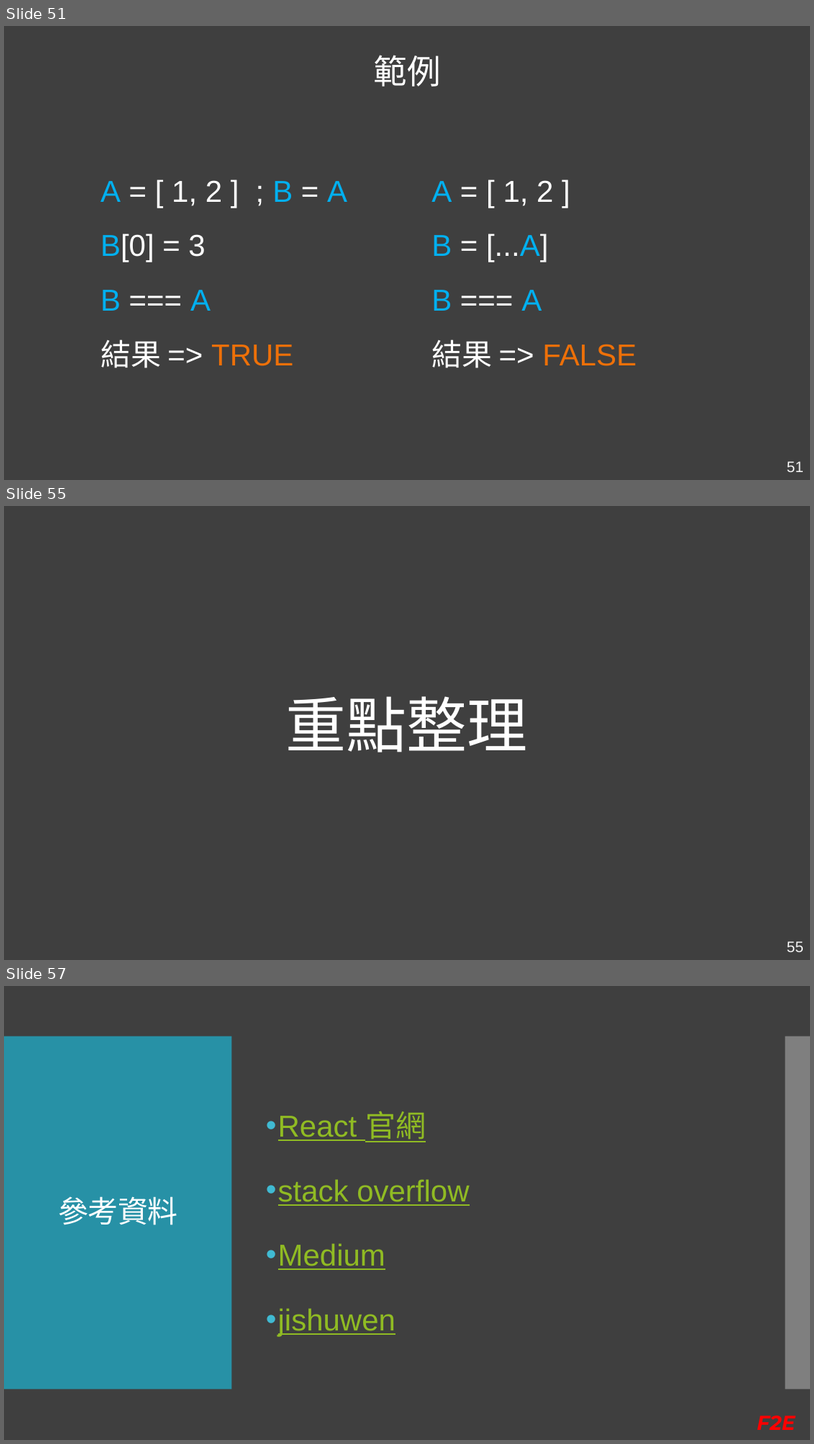
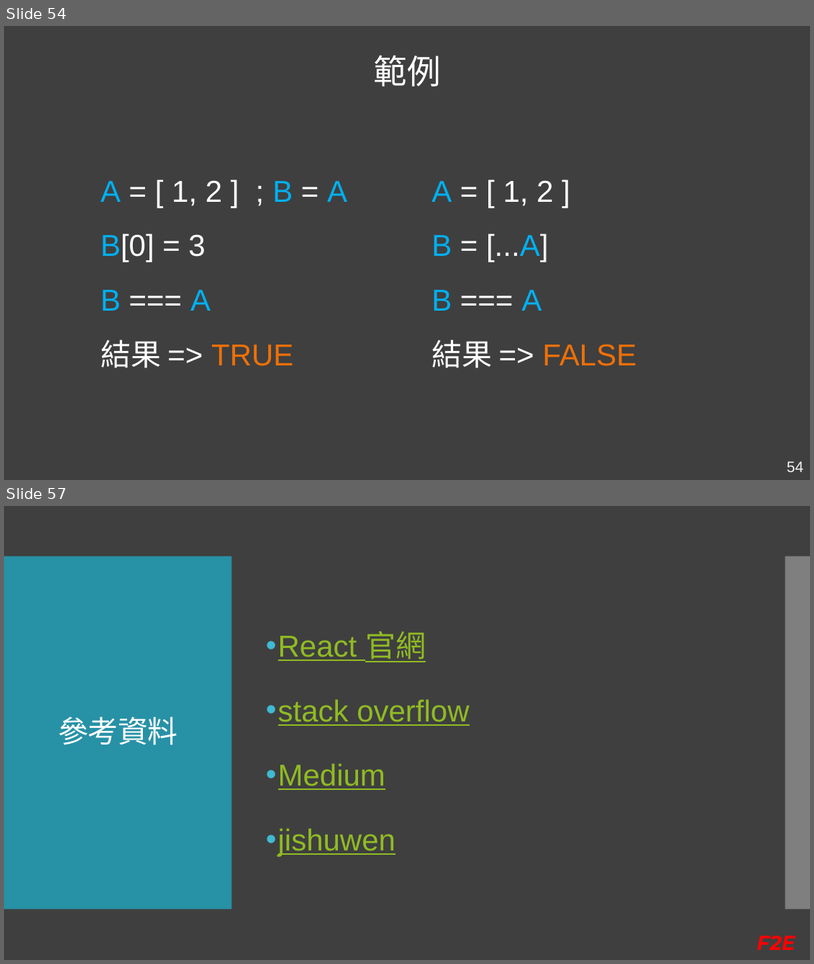
Before and after one commit to Kader-coder/React-Hooks, a slide deck: PPT/React Hooks &.pptx. Shown one above the other, each under a label of ours: slides 51, 55 and 57 before the commit, slides 54 and 57 after it; the slides between them are not shown. The pictures are 814x1444 and 814x964 pixels, drawn with LibreOffice and Linux fonts; fonts in the diff are those of the drawing. Boxes give left, top, right and bottom in pixels: in the first picture for what was removed or moved away, otherwise in the second. Text is boxed around its words. In the diff, an @@ line names an element or a change of style, - is before the commit and + after.

```diff
--- a/PPT/React Hooks &.pptx
+++ b/PPT/React Hooks &.pptx
@@ slide 55 removed at [4,506,810,960], background #3F3F3F @@
@@ text removed at [286,696,528,752] @@
-重點整理
@@ page number removed at [787,941,804,952] @@
-55
@@ what was slide 51 is now slide 54 @@
@@ page number at [787,461,804,472]: text changed @@
-51
+54
```
Also in this commit, not shown: 4 slides changed, 5 slides added, 1 other slide removed, 1 other file.
